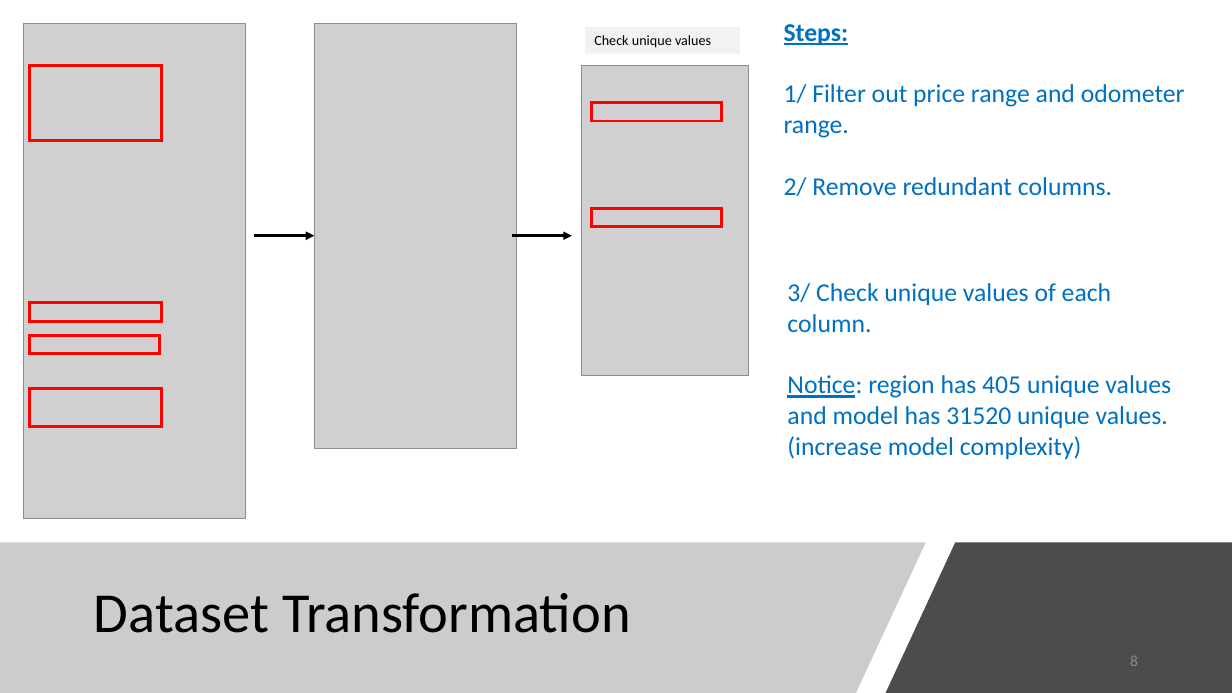
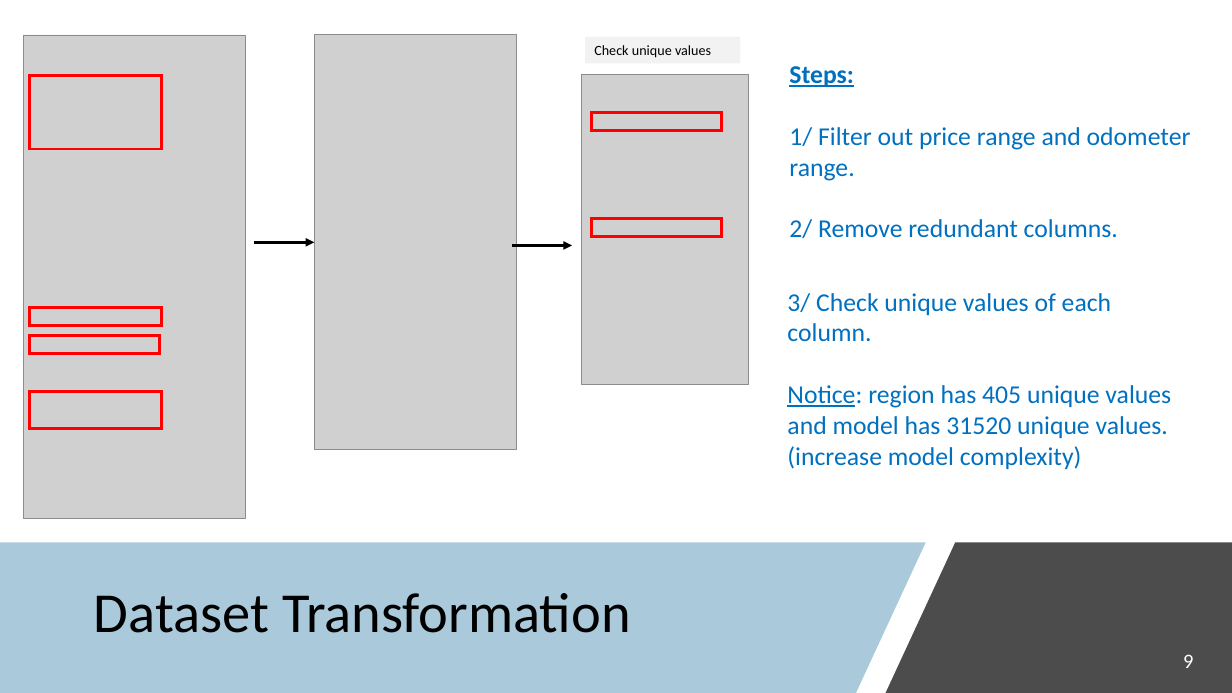
Before and after one commit to Dearsu520/automotive-modeling-project, a slide deck: slide 9 of ETL/Final Project.pptx (slide 8 before the commit). Drawn at 1232x693 pixels with LibreOffice and Linux fonts; fonts in the diff are those of the drawing; grey boxes stand for pictures. Boxes give left, top, right and bottom in pixels: in the first picture for what was removed or moved away, otherwise in the second. Text is boxed around its words. In the diff, an @@ line names an element or a change of style, - is before the commit and + after.

```diff
--- a/ETL/Final Project.pptx
+++ b/ETL/Final Project.pptx
@@ picture: place and size @@
-picture at (24, 23, 245, 518)
+picture at (24, 35, 245, 519)
@@ picture: place and size @@
-picture at (314, 23, 517, 448)
+picture at (314, 35, 517, 450)
@@ text "Steps:": place and size @@
-text "Steps:" at (784, 24, 1185, 196)
+text "Steps:" at (789, 66, 1191, 238)
@@ 4 rectangles, 1 picture, 1 text, 1 arrow: place and size @@
-4 rectangles, 1 picture, 1 text, 1 arrow at (30, 27, 1171, 459)
+4 rectangles, 1 picture, 1 text, 1 arrow at (30, 37, 1171, 469)
@@ arrow moved from (254, 236) - (314, 236) to (254, 242) - (314, 242) @@
@@ rectangle: place and size @@
-rectangle at (30, 303, 162, 322)
+rectangle at (30, 308, 162, 325)
@@ freeform shape at (0, 543, 926, 693): fill #808080 at 40% opacity to #4C8FB5 at 47% opacity @@
@@ page number at (1183, 654, 1193, 668): text changed; size 12 to 16 pt; text colour #8C8C8C to #FFFFFF @@
-8
+9
```
Also in this commit, not shown: 28 other slides changed, 4 slides added, 3 slides removed.
